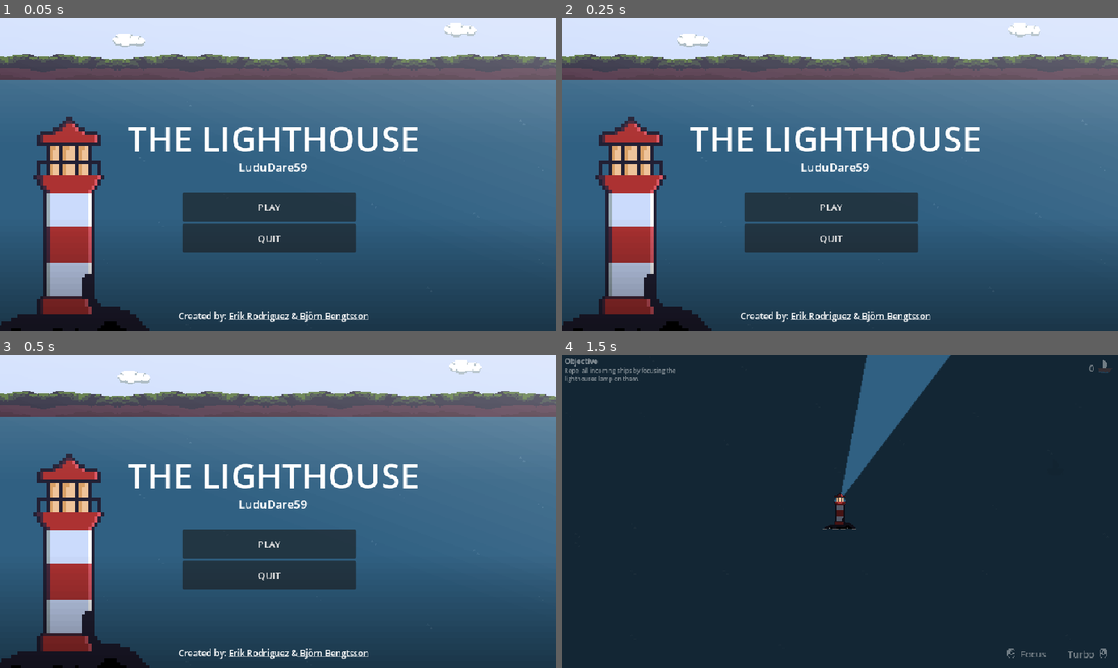
Above: before the commit, frames 1-4 (two rows, left to right).
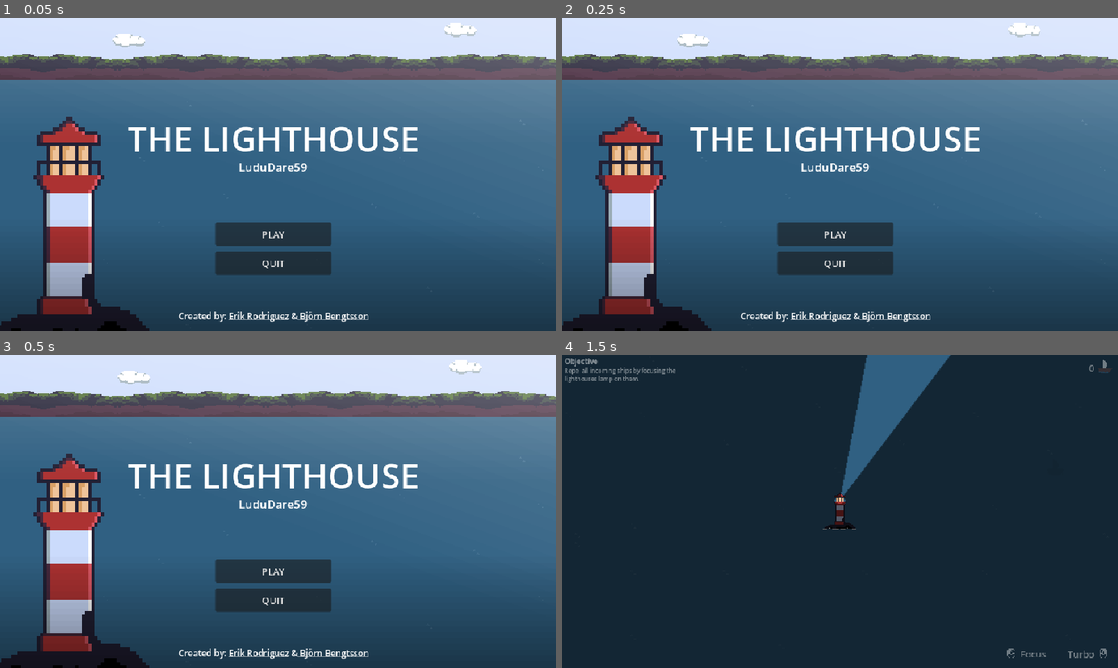
Above: after the commit, the same moments.

Repository: Luffiez/LudumDare59
Game: Godot game, scene res://Scenes/Levels/MainMenu.tscn
The game is run twice, just before and just after one commit, with the same random seed, the same clock (stepped at 60 frames per second) and the same inputs. This scene is started directly instead of the project's main scene.
Inputs (mouse positions are in pixels of both pictures, inside the frame that each line leads up to):
- Up to frame 1 (0.05 s): no input
- Up to frame 2 (0.25 s): no input
- Up to frame 3 (0.5 s): no input
- Up to frame 4 (1.5 s): click "PLAY" at 0.5 s; move the mouse to (962, 495) at 1.27 s; hold Right mouse button (speed) from 1.28 s (still down)

The runs differ from the first frame. In frame 1, 5.9% of the frame differs, in the area x 32-64%, y 55-83%; in frame 2, 5.9%; in frame 3, 5.9%; in frame 4, nothing differs.

Commit message:
menu buttons

Diff:
--- a/ludum-dare-59/Scenes/MainMenu_UI.tscn
+++ b/ludum-dare-59/Scenes/MainMenu_UI.tscn
@@ -34,25 +34,27 @@
 
 [node name="VBoxContainer" type="VBoxContainer" parent="CanvasLayer/Control" unique_id=858679195]
 layout_mode = 1
-anchors_preset = 13
+anchors_preset = 7
 anchor_left = 0.5
+anchor_top = 1.0
 anchor_right = 0.5
 anchor_bottom = 1.0
-offset_left = -157.0
-offset_top = 300.0
-offset_right = 143.0
-offset_bottom = -148.0
+offset_left = -100.0
+offset_top = -196.0
+offset_right = 100.0
+offset_bottom = -102.0
 grow_horizontal = 2
-grow_vertical = 2
+grow_vertical = 0
+theme_override_constants/separation = 10
 alignment = 1
 
 [node name="Button_Play" type="Button" parent="CanvasLayer/Control/VBoxContainer" unique_id=1709035398]
-custom_minimum_size = Vector2(0, 50)
+custom_minimum_size = Vector2(0, 40)
 layout_mode = 2
 text = "PLAY"
 
 [node name="Button_Quit" type="Button" parent="CanvasLayer/Control/VBoxContainer" unique_id=1759530387]
-custom_minimum_size = Vector2(0, 50)
+custom_minimum_size = Vector2(0, 40)
 layout_mode = 2
 text = "QUIT"
 
